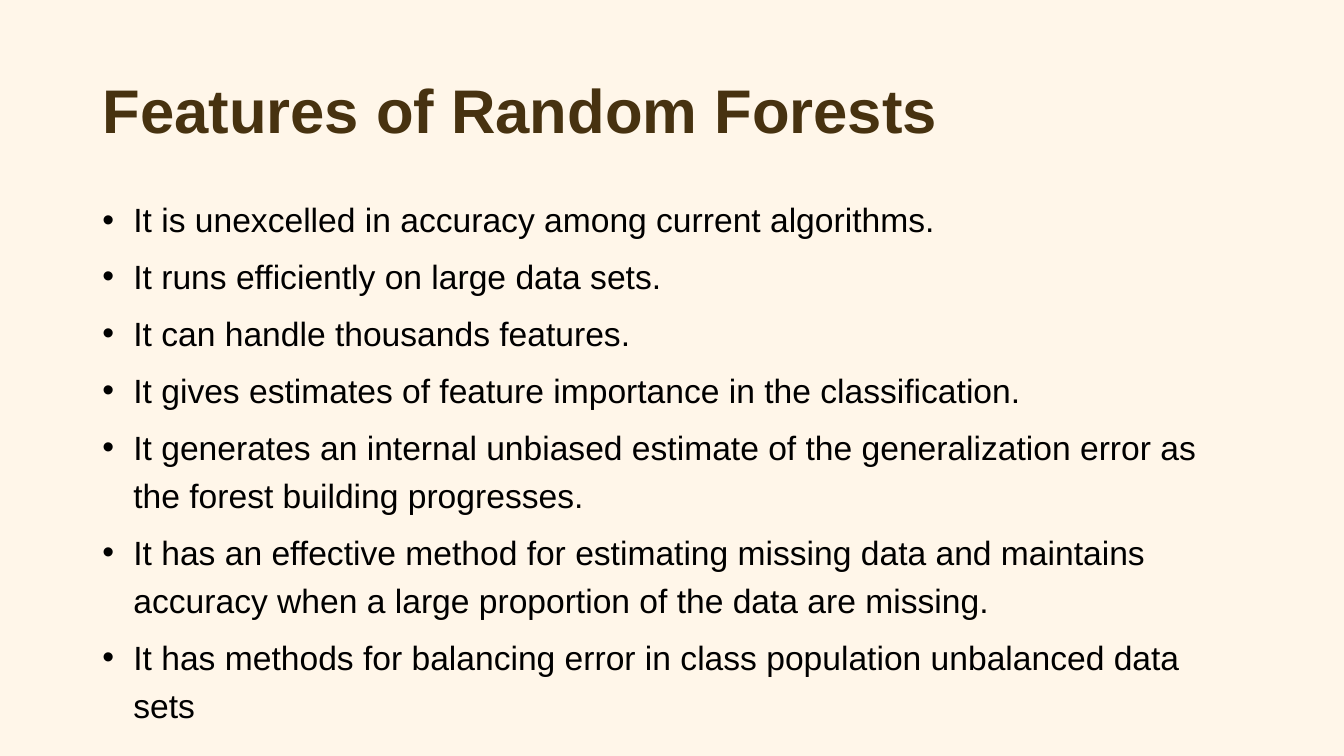
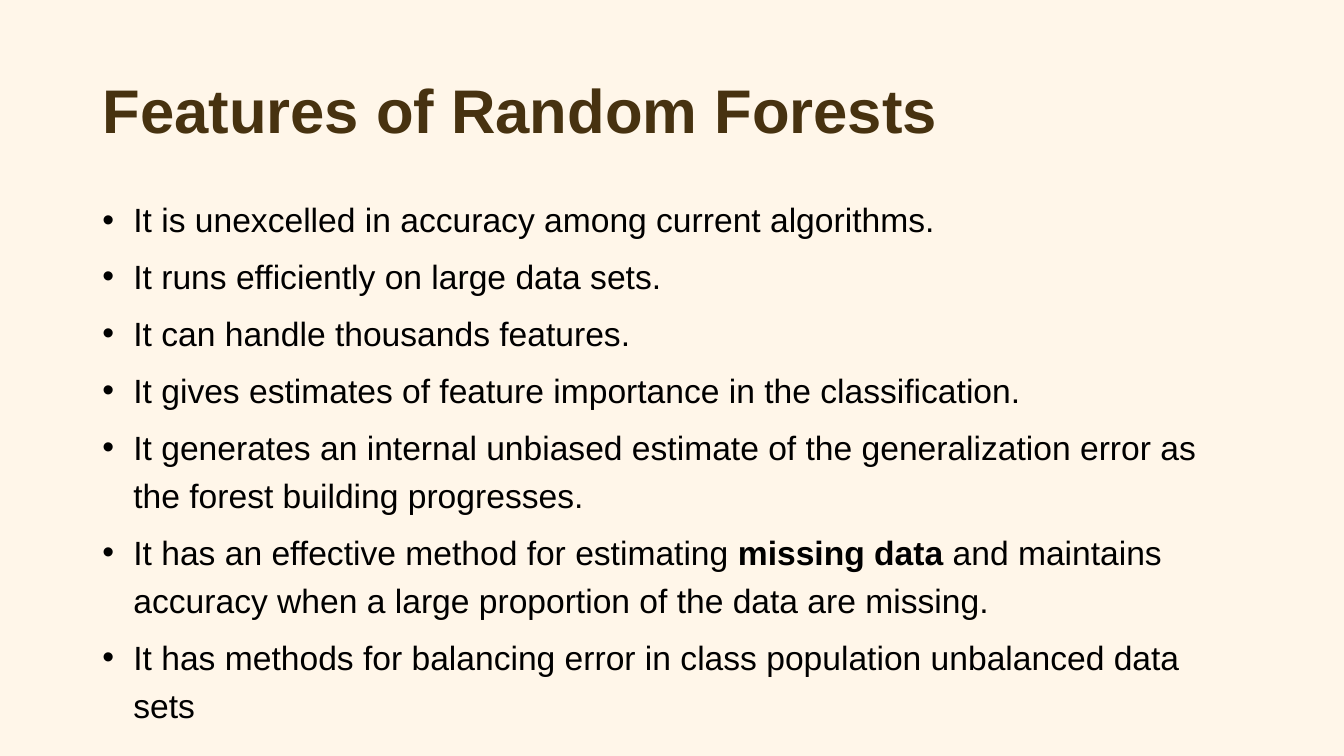
Before and after one commit to OEKundakcioglu/OEKundakcioglu.github.io, a slide deck: slide 106 of public/Week2/Week2.pptx (slide 105 before the commit). Drawn at 1344x756 pixels with LibreOffice and Linux fonts; fonts in the diff are those of the drawing. Boxes give left, top, right and bottom in pixels: in the first picture for what was removed or moved away, otherwise in the second. Text is boxed around its words. In the diff, an @@ line names an element or a change of style, - is before the commit and + after.

```diff
--- a/public/Week2/Week2.pptx
+++ b/public/Week2/Week2.pptx
@@ text at (133, 540, 1162, 620): bold on in "missing data" @@
```
Also in this commit, not shown: 1 other slide changed, 2 slides added, 7 other files.
